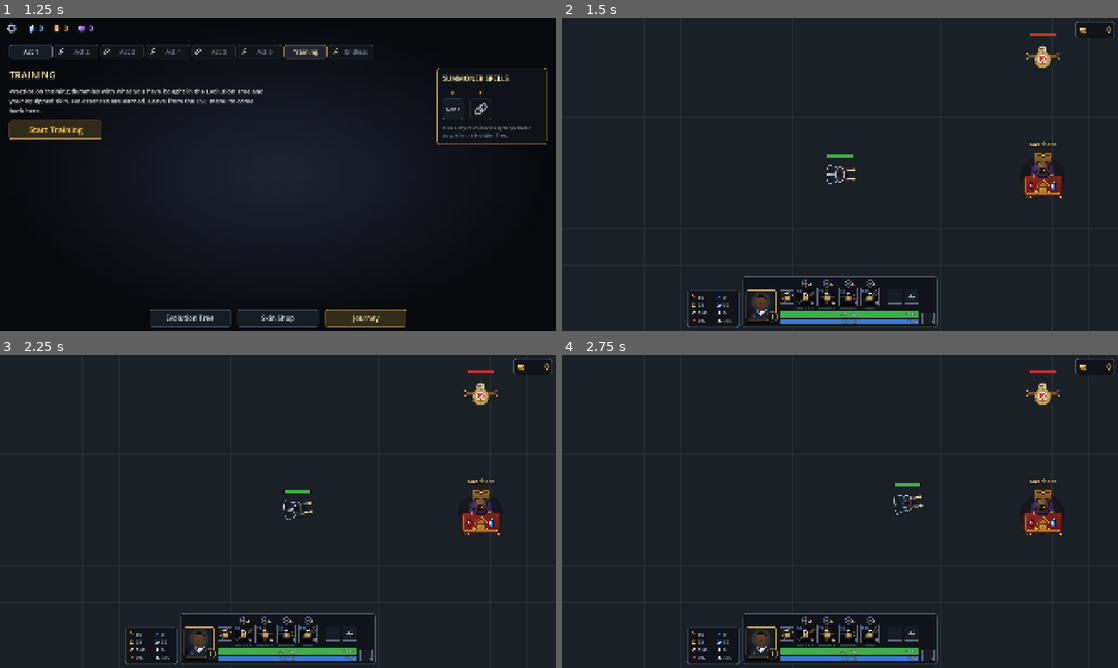
Above: before the commit, frames 1-4 (two rows, left to right).
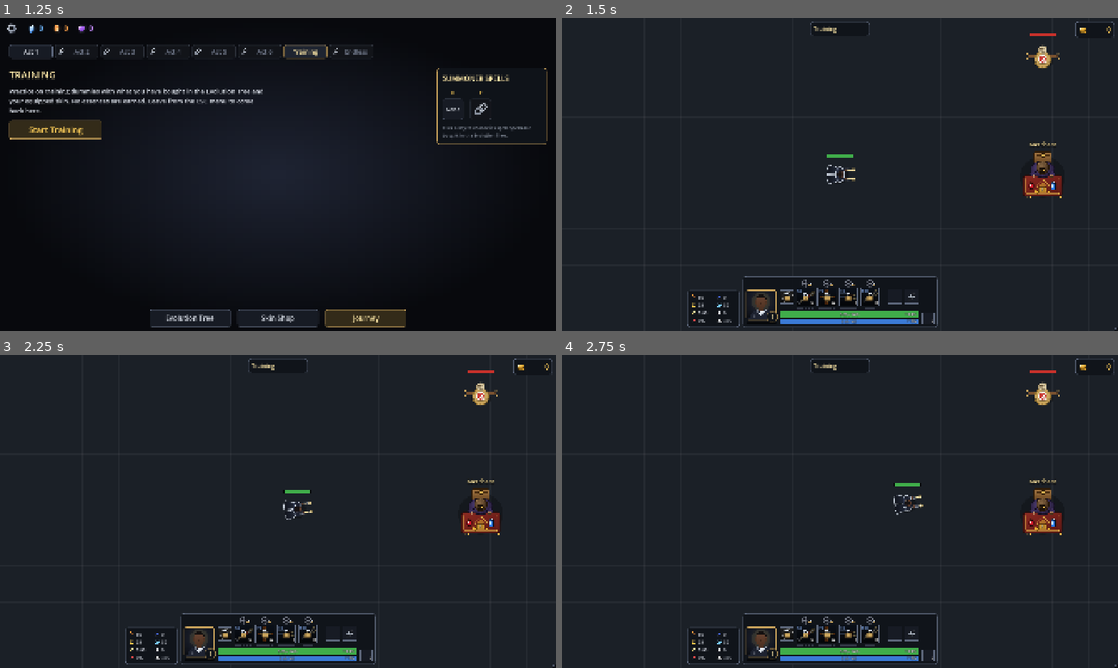
Above: after the commit, the same moments.

Repository: Anhdung1478/lucian-the-lantern
Game: Godot game, scene res://src/main/game.tscn
Same seed, same stepped clock (60 frames per second), same inputs: the game is played once before the commit and once after it.
Inputs (mouse positions are in pixels of both pictures, inside the frame that each line leads up to):
- Up to frame 1 (1.25 s): click "Training" at 0.5 s
- Up to frame 2 (1.5 s): click "Start Training" at 1.25 s
- Up to frame 3 (2.25 s): tap Enter at 2 s; move the mouse to (400, 495) at 2.02 s; hold Right mouse button (move) from 2.03 s (still down); click (400, 495) at 2.17 s
- Up to frame 4 (2.75 s): keep holding Right mouse button (move)

Frame 1 is identical in both runs. In frame 2, less than 0.1% of the frame differs, in the area x 44-100%, y 1-100%; in frame 3, less than 0.1%; in frame 4, less than 0.1%.

Commit message:
Stage HUD: wave counter with the break timer and Skip, boss bar, essences collected, radar
Co-Authored-By: Claude <noreply@anthropic.com>

Diff:
--- a/src/stage/stage.gd
+++ b/src/stage/stage.gd
@@ -86,7 +86,6 @@
 		dummy.damage_taken.connect(damage_numbers.spawn.bind(dummy))
 	lucian.apply_setup(run)
 	shop_slots = run.shop_slots
-	hud.setup(lucian, wallet)
 	debug_table.setup(self)
 	add_child(result)
 	result.continue_pressed.connect(func() -> void: finished.emit(&"cleared" if result.cleared else &"failed"))
@@ -101,6 +100,7 @@
 		add_merchant()
 	else:
 		_start_waves()
+	hud.setup(lucian, wallet, self)
 
 
 func _process(delta: float) -> void:
--- /dev/null
+++ b/src/ui/hud/boss_bar.gd
@@ -0,0 +1,42 @@
+class_name BossBar
+extends Control
+## Under the stage info while a boss lives: its name over a wide red health
+## bar. It finds the boss itself (the enemy whose kind is &"boss").
+## `phase_text` is for Act 6's Thresh ("Phase 1 / 2").
+
+const SIZE := Vector2(600, 22)
+const FILL := Color("c8312b")
+
+var boss: EnemyUnit
+var phase_text := ""
+
+
+func _ready() -> void:
+	mouse_filter = Control.MOUSE_FILTER_IGNORE
+	custom_minimum_size = Vector2(SIZE.x, SIZE.y + 30.0)
+	visible = false
+
+
+func _process(_delta: float) -> void:
+	if not Lucian.is_target(boss):
+		boss = null
+		for enemy: Enemy in get_tree().get_nodes_in_group(&"enemies"):
+			if enemy is EnemyUnit and (enemy as EnemyUnit).data.kind == &"boss":
+				boss = enemy
+	visible = boss != null
+	queue_redraw()
+
+
+func _draw() -> void:
+	if boss == null:
+		return
+	var font := ThemeDB.fallback_font
+	var title := boss.data.display_name + ("   " + phase_text if phase_text != "" else "")
+	draw_string_outline(font, Vector2(0, 20), title, HORIZONTAL_ALIGNMENT_CENTER, SIZE.x, 20, 5, Color.BLACK)
+	draw_string(font, Vector2(0, 20), title, HORIZONTAL_ALIGNMENT_CENTER, SIZE.x, 20, UiStyle.TITLE_COLOR)
+	var bar := Rect2(0, 28, SIZE.x, SIZE.y)
+	draw_rect(bar.grow(2.0), Color(0, 0, 0, 0.85))
+	draw_rect(Rect2(bar.position, Vector2(SIZE.x * clampf(boss.hp / boss.max_hp, 0.0, 1.0), SIZE.y)), FILL)
+	var text := "%d / %d" % [roundi(boss.hp), roundi(boss.max_hp)]
+	draw_string_outline(font, bar.position + Vector2(0, 17), text, HORIZONTAL_ALIGNMENT_CENTER, SIZE.x, 15, 4, Color.BLACK)
+	draw_string(font, bar.position + Vector2(0, 17), text, HORIZONTAL_ALIGNMENT_CENTER, SIZE.x, 15, Color.WHITE)
--- a/src/ui/hud/hud.gd
+++ b/src/ui/hud/hud.gd
@@ -32,7 +32,15 @@
 var hp_regen_label: Label
 var mana_regen_label: Label
 
+## Task 10 fills the tips.
+var tips: Control
+var stage: Stage
+var stage_info := StageInfo.new()
+var boss_bar := BossBar.new()
+var radar := Radar.new()
+
 var _gold_label: Label
+var _essence_pairs := {}
 var _fps_label: Label
 var _buff_bar := BuffBar.new()
 var _shield_overlay := Control.new()
@@ -51,8 +59,13 @@
 @onready var mana_label: Label = %ManaLabel
 
 
-func setup(target: Lucian, stage_wallet: Wallet) -> void:
+func setup(target: Lucian, stage_wallet: Wallet, stage_node: Stage = null) -> void:
 	lucian = target
+	stage = stage_node
+	stage_info.setup(stage.run.display_name if stage else "Training", stage.runner if stage else null)
+	if stage:
+		stage_info.skip_pressed.connect(stage.skip_break)
+	radar.setup(stage.arena.get_bounds() if stage else Rect2(0, 0, 4800, 2700), target)
 	wallet = stage_wallet
 	wallet.changed.connect(_show_gold)
 	_show_gold(wallet.gold)
@@ -100,11 +113,12 @@
 	mana_regen_label = _regen_label(mana_bar, 11)
 	_build_gold()
 	_fps_label = UiStyle.label("", 16, UiStyle.DIM_COLOR)
-	_fps_label.set_anchors_and_offsets_preset(Control.PRESET_CENTER_TOP)
-	_fps_label.offset_top = 6.0
-	_fps_label.grow_horizontal = Control.GROW_DIRECTION_BOTH
+	_fps_label.set_anchors_and_offsets_preset(Control.PRESET_TOP_LEFT)
+	_fps_label.offset_left = MARGIN
+	_fps_label.offset_top = 8.0
 	_fps_label.mouse_filter = Control.MOUSE_FILTER_IGNORE
 	$Root.add_child(_fps_label)
+	_build_stage_info()
 
 
 func _unhandled_input(event: InputEvent) -> void:
@@ -142,6 +156,12 @@
 	_fps_label.visible = GameSettings.instance().get_value(&"show_fps")
 	if _fps_label.visible:
 		_fps_label.text = "FPS %d" % Engine.get_frames_per_second()
+	for kind: StringName in _essence_pairs:
+		var count: int = stage.collected[kind] if stage else 0
+		for node: Control in _essence_pairs[kind]:
+			node.visible = count > 0
+		if count > 0:
+			(_essence_pairs[kind][1] as Label).text = str(count)
 
 
 ## The range of the HUD slot `control` is in (a control opts in with
@@ -243,3 +263,37 @@
 	_gold_label.add_theme_color_override(&"font_color", GOLD_COLOR)
 	_gold_label.mouse_filter = Control.MOUSE_FILTER_IGNORE
 	row.add_child(_gold_label)
+	for kind: StringName in Stage.ESSENCE_ICONS:
+		var gap := Control.new()
+		gap.custom_minimum_size.x = 8
+		gap.mouse_filter = Control.MOUSE_FILTER_IGNORE
+		var icon := TextureRect.new()
+		icon.texture = Stage.ESSENCE_ICONS[kind]
+		icon.expand_mode = TextureRect.EXPAND_IGNORE_SIZE
+		icon.custom_minimum_size = Vector2(26, 26)
+		icon.mouse_filter = Control.MOUSE_FILTER_IGNORE
+		var amount := UiStyle.label("0", 22, Stage.ESSENCE_COLORS[kind])
+		amount.mouse_filter = Control.MOUSE_FILTER_IGNORE
+		for node: Control in [gap, icon, amount]:
+			node.visible = false
+			row.add_child(node)
+		_essence_pairs[kind] = [icon, amount, gap]
+
+
+## Top center: the stage info with the boss bar under it; bottom right: the radar.
+func _build_stage_info() -> void:
+	stage_info.add_theme_stylebox_override(&"panel", bottom_panel.get_theme_stylebox(&"panel"))
+	$Root.add_child(stage_info)
+	stage_info.set_anchors_and_offsets_preset(Control.PRESET_CENTER_TOP)
+	stage_info.grow_horizontal = Control.GROW_DIRECTION_BOTH
+	stage_info.offset_top = MARGIN
+	$Root.add_child(boss_bar)
+	boss_bar.set_anchors_and_offsets_preset(Control.PRESET_CENTER_TOP)
+	boss_bar.grow_horizontal = Control.GROW_DIRECTION_BOTH
+	boss_bar.offset_top = 72.0
+	$Root.add_child(radar)
+	radar.set_anchors_and_offsets_preset(Control.PRESET_BOTTOM_RIGHT)
+	radar.grow_horizontal = Control.GROW_DIRECTION_BEGIN
+	radar.grow_vertical = Control.GROW_DIRECTION_BEGIN
+	radar.offset_right = -MARGIN
+	radar.offset_bottom = -MARGIN
--- /dev/null
+++ b/src/ui/hud/radar.gd
@@ -0,0 +1,68 @@
+class_name Radar
+extends Control
+## Bottom right: the map as a dark panel with dots, no terrain. Lucian is a
+## blue dot, an enemy red (an elite bigger), a boss a red skull; Senna a
+## small pale-blue dot and the merchant gold. Never takes clicks, so
+## right-clicks under it still move Lucian.
+
+const WIDTH := 260.0
+const SKULL := preload("res://assets/art/ui/skull.svg")
+const DOT := 4.0
+const ELITE_DOT := 7.0
+const SKULL_SIZE := 16.0
+const LUCIAN_DOT := 6.0
+const LUCIAN_COLOR := Color("4fa8ff")
+const ENEMY_COLOR := Color("e0475a")
+const ALLY_COLOR := Color("a8d8ff")
+const MERCHANT_COLOR := Color("ffcf5a")
+
+var bounds := Rect2(0, 0, 4800, 2700)
+var lucian: Lucian
+
+
+func _ready() -> void:
+	mouse_filter = Control.MOUSE_FILTER_IGNORE
+
+
+func setup(map_bounds: Rect2, target: Lucian) -> void:
+	bounds = map_bounds
+	lucian = target
+	custom_minimum_size = Vector2(WIDTH, roundf(WIDTH * bounds.size.y / bounds.size.x))
+	size = custom_minimum_size
+
+
+## Where a world point sits on the radar.
+func to_radar(point: Vector2) -> Vector2:
+	return (point - bounds.position) / bounds.size * size
+
+
+static func dot_size(kind: StringName) -> float:
+	match kind:
+		&"boss":
+			return SKULL_SIZE
+		&"elite":
+			return ELITE_DOT
+	return DOT
+
+
+func _process(_delta: float) -> void:
+	queue_redraw()
+
+
+func _draw() -> void:
+	draw_style_box(UiStyle.panel(Color(0.04, 0.05, 0.07, 0.88), Color(0.36, 0.4, 0.48), 2, 0.0, 6), Rect2(Vector2.ZERO, size))
+	for merchant: Node2D in get_tree().get_nodes_in_group(&"merchants"):
+		draw_circle(to_radar(merchant.global_position), DOT, MERCHANT_COLOR)
+	for ally: Node2D in get_tree().get_nodes_in_group(&"allies"):
+		draw_circle(to_radar(ally.global_position), DOT, ALLY_COLOR)
+	for enemy: Enemy in get_tree().get_nodes_in_group(&"enemies"):
+		var kind := (enemy as EnemyUnit).data.kind if enemy is EnemyUnit else &"normal"
+		var at := to_radar(enemy.global_position)
+		if kind == &"boss":
+			draw_texture_rect(SKULL, Rect2(at - Vector2.ONE * SKULL_SIZE * 0.5, Vector2.ONE * SKULL_SIZE), false, ENEMY_COLOR)
+		else:
+			draw_circle(at, dot_size(kind), ENEMY_COLOR)
+	if is_instance_valid(lucian):
+		var at := to_radar(lucian.global_position)
+		draw_circle(at, LUCIAN_DOT + 1.5, Color.WHITE)
+		draw_circle(at, LUCIAN_DOT, LUCIAN_COLOR)
--- /dev/null
+++ b/src/ui/hud/stage_info.gd
@@ -0,0 +1,58 @@
+class_name StageInfo
+extends PanelContainer
+## Top center of the stage: the stage's name, "Wave 2/3" (or "Boss wave")
+## and the enemies left; before a wave, "Wave 2 in 0:17" and Skip. Training
+## shows only its name. Only the Skip button takes clicks.
+
+signal skip_pressed
+
+var runner: WaveRunner
+var name_label := UiStyle.label("", 20, UiStyle.TITLE_COLOR)
+var wave_label := UiStyle.label("", 20, UiStyle.TEXT_COLOR)
+var enemies_label := UiStyle.label("", 20, UiStyle.TEXT_COLOR)
+var timer_label := UiStyle.label("", 20, UiStyle.GOLD_COLOR)
+var skip_button := Button.new()
+
+
+func _ready() -> void:
+	mouse_filter = Control.MOUSE_FILTER_IGNORE
+	var row := HBoxContainer.new()
+	row.add_theme_constant_override(&"separation", 22)
+	row.mouse_filter = Control.MOUSE_FILTER_IGNORE
+	add_child(row)
+	for label in [name_label, wave_label, enemies_label, timer_label]:
+		label.mouse_filter = Control.MOUSE_FILTER_IGNORE
+		row.add_child(label)
+	skip_button.text = "Skip"
+	skip_button.custom_minimum_size = Vector2(90, 34)
+	UiStyle.style_button(skip_button, 18)
+	skip_button.set_meta(&"hover_text", "Start the next wave now. Lucian still gets the health and mana regen of the time skipped.")
+	skip_button.pressed.connect(skip_pressed.emit)
+	row.add_child(skip_button)
+
+
+func setup(stage_name: String, stage_runner: WaveRunner) -> void:
+	name_label.text = stage_name
+	runner = stage_runner
+	refresh()
+
+
+func _process(_delta: float) -> void:
+	refresh()
+
+
+func refresh() -> void:
+	var waiting := runner != null and runner.is_waiting()
+	wave_label.visible = runner != null and not waiting
+	enemies_label.visible = runner != null and not waiting
+	timer_label.visible = waiting
+	skip_button.visible = waiting
+	if runner == null:
+		return
+	if waiting:
+		var next := runner.wave + 1
+		var what := "Boss wave" if next > runner.wave_count() else "Wave %d" % next
+		timer_label.text = "%s in %s" % [what, StageResult.clock(runner.countdown())]
+	else:
+		wave_label.text = "Boss wave" if runner.is_boss_wave() else "Wave %d/%d" % [runner.wave, runner.wave_count()]
+		enemies_label.text = "Enemies: %d" % runner.alive()
--- /dev/null
+++ b/tests/unit/test_stage_hud.gd
@@ -0,0 +1,81 @@
+extends GutTest
+
+
+func test_the_wave_text_follows_the_runner() -> void:
+	var runner := WaveRunner.new(WavePlan.waves("2-2"))
+	var info := StageInfo.new()
+	add_child_autofree(info)
+	info.setup("Stage 2-2 · The Sentinels", runner)
+	info.refresh()
+	assert_true(info.skip_button.visible)
+	assert_eq(info.timer_label.text, "Wave 1 in 0:05")
+	runner.skip()
+	for i in 10:
+		runner.tick(WaveRunner.GROUP_GAP)
+	info.refresh()
+	assert_eq(info.wave_label.text, "Wave 1/3")
+	assert_eq(info.enemies_label.text, "Enemies: 13")
+	assert_false(info.skip_button.visible)
+
+
+func test_training_shows_only_its_name() -> void:
+	var info := StageInfo.new()
+	add_child_autofree(info)
+	info.setup("Training", null)
+	info.refresh()
+	assert_eq(info.name_label.text, "Training")
+	assert_false(info.wave_label.visible)
+	assert_false(info.skip_button.visible)
+
+
+func test_skip_on_the_hud_starts_the_wave() -> void:
+	SaveGame.instance().reset()
+	var stage: Stage = load("res://src/stage/stage.tscn").instantiate()
+	stage.setup(StageSetup.for_stage(SaveGame.instance(), 2, 1))
+	add_child_autofree(stage)
+	await wait_frames(2)
+	stage.hud.stage_info.skip_button.pressed.emit()
+	assert_eq(stage.runner.state, WaveRunner.State.FIGHT)
+
+
+func test_the_radar_maps_the_world_onto_itself() -> void:
+	var radar := Radar.new()
+	add_child_autofree(radar)
+	radar.setup(Rect2(0, 0, 5200, 3200), null)
+	assert_eq(radar.size, Vector2(Radar.WIDTH, 160))
+	assert_eq(radar.to_radar(Vector2(2600, 1600)), Vector2(130, 80))
+	assert_eq(radar.mouse_filter, Control.MOUSE_FILTER_IGNORE)
+
+
+func test_elites_are_bigger_dots_and_bosses_skulls() -> void:
+	assert_gt(Radar.dot_size(&"elite"), Radar.dot_size(&"normal"))
+	assert_eq(Radar.dot_size(&"boss"), Radar.SKULL_SIZE)
+
+
+func test_the_boss_bar_shows_only_while_a_boss_lives() -> void:
+	var lucian: Lucian = load("res://src/lucian/lucian.tscn").instantiate()
+	add_child_autofree(lucian)
+	var bar := BossBar.new()
+	add_child_autofree(bar)
+	await wait_frames(1)
+	assert_false(bar.visible)
+	var data := EnemyData.new()
+	data.kind = &"boss"
+	data.display_name = "Test Boss"
+	data.max_hp = 1000.0
+	var boss := Minion.new()
+	boss.setup(data, 1, 1, lucian)
+	boss.position = Vector2(3000, 0)
+	add_child_autofree(boss)
+	await wait_frames(6)
+	assert_true(bar.visible)
+	boss.take_damage(DamageInfo.create(5000.0, DamageInfo.Type.TRUE, &"test"))
+	await wait_frames(6)
+	assert_false(bar.visible)
+
+
+func test_fps_sits_top_left() -> void:
+	var hud: Hud = load("res://src/ui/hud/hud.tscn").instantiate()
+	add_child_autofree(hud)
+	assert_eq(hud._fps_label.anchor_left, 0.0)
+	assert_eq(hud._fps_label.anchor_right, 0.0)
Not shown, added: src/ui/hud/boss_bar.gd.uid
Not shown, added: src/ui/hud/radar.gd.uid
Not shown, added: src/ui/hud/stage_info.gd.uid
Not shown, added: tests/unit/test_stage_hud.gd.uid
